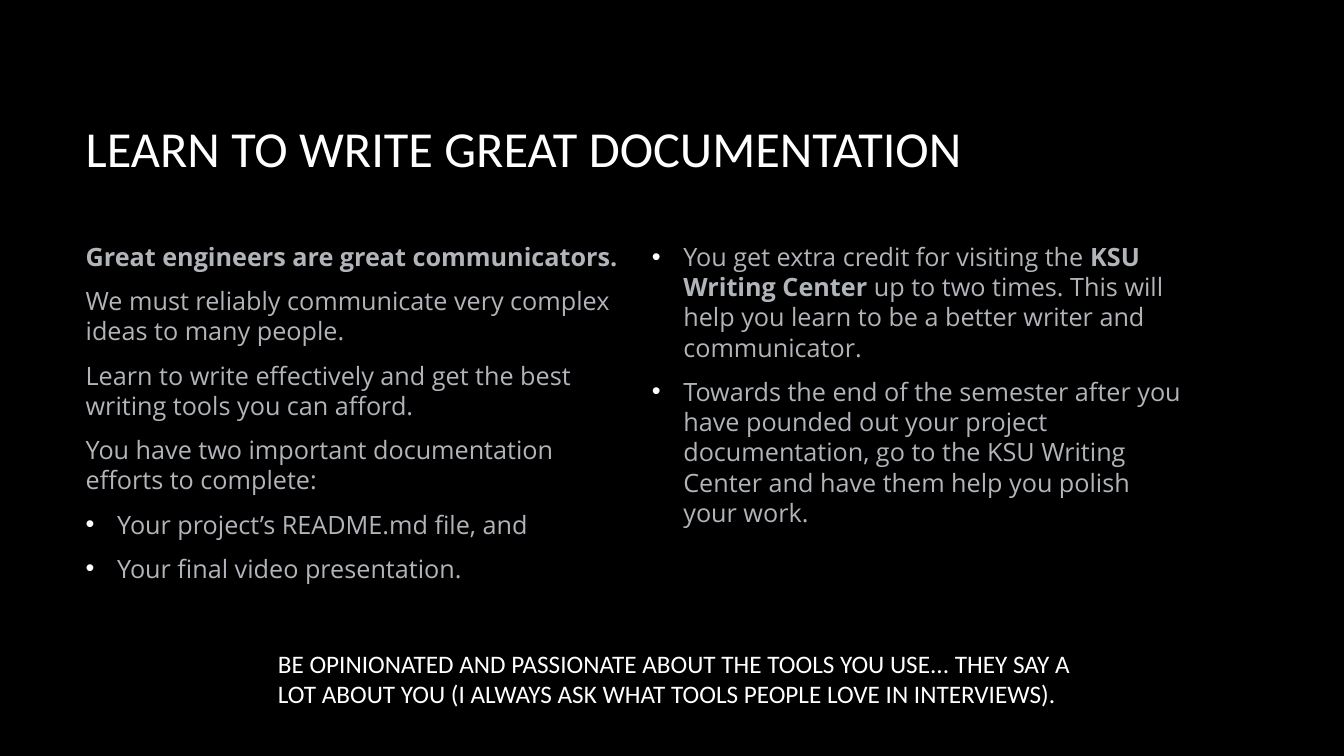
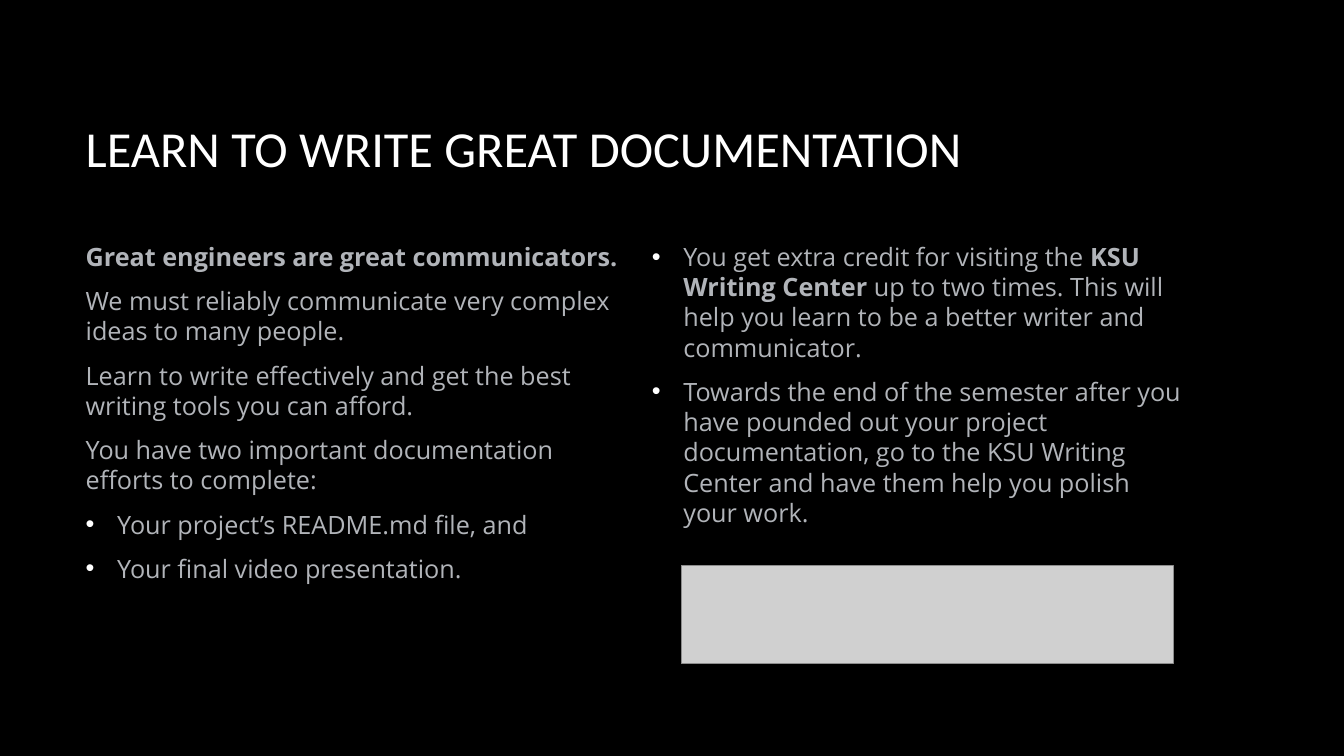
Before and after one commit to jeff-adkisson/swe-3643-spring-2024, a slide deck: slide 22 of project/presentation.pptx (slide 21 before the commit). Drawn at 1344x756 pixels with LibreOffice and Linux fonts; fonts in the diff are those of the drawing; grey boxes stand for pictures; background and template pictures are left out. Boxes give left, top, right and bottom in pixels: in the first picture for what was removed or moved away, otherwise in the second. Text is boxed around its words. In the diff, an @@ line names an element or a change of style, - is before the commit and + after.

```diff
--- a/project/presentation.pptx
+++ b/project/presentation.pptx
@@ picture added at (682, 566, 1174, 663) @@
@@ text removed at (278, 656, 1070, 707) @@
-BE OPINIONATED AND PASSIONATE ABOUT THE TOOLS YOU USE... THEY SAY A LOT ABOUT YOU (I ALWAYS ASK WHAT TOOLS PEOPLE LOVE IN INTERVIEWS).
```
Also in this commit, not shown: 2 other slides changed, 1 slide added, 2 other files.
